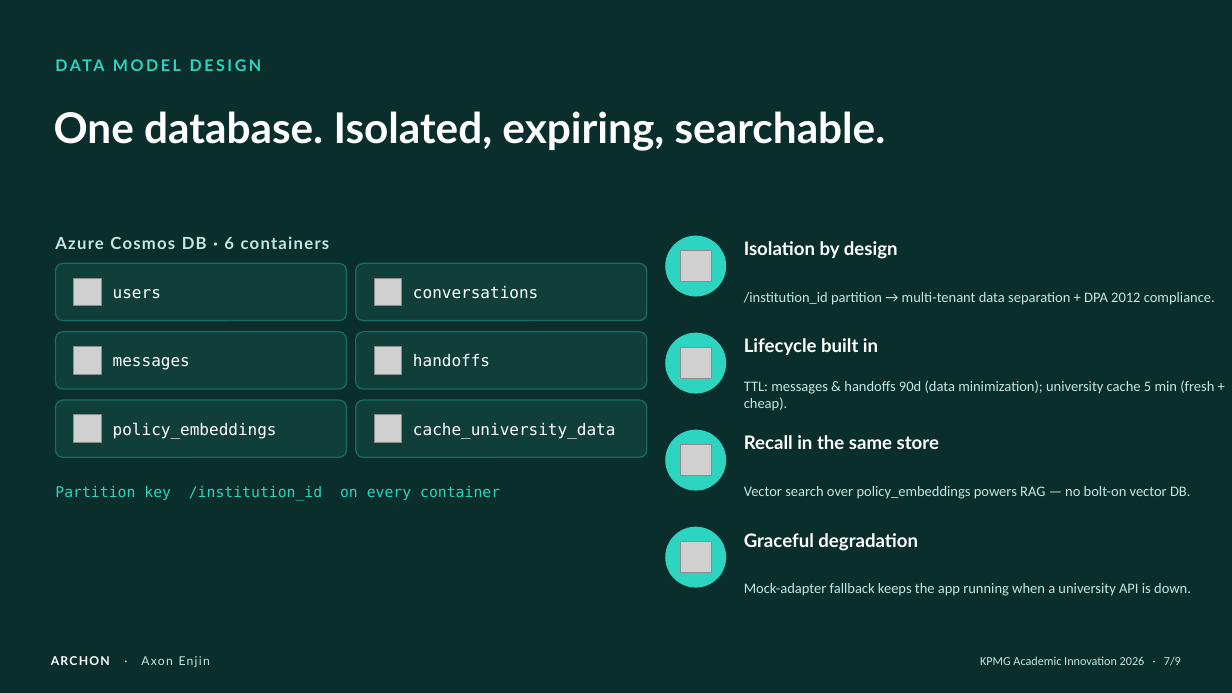
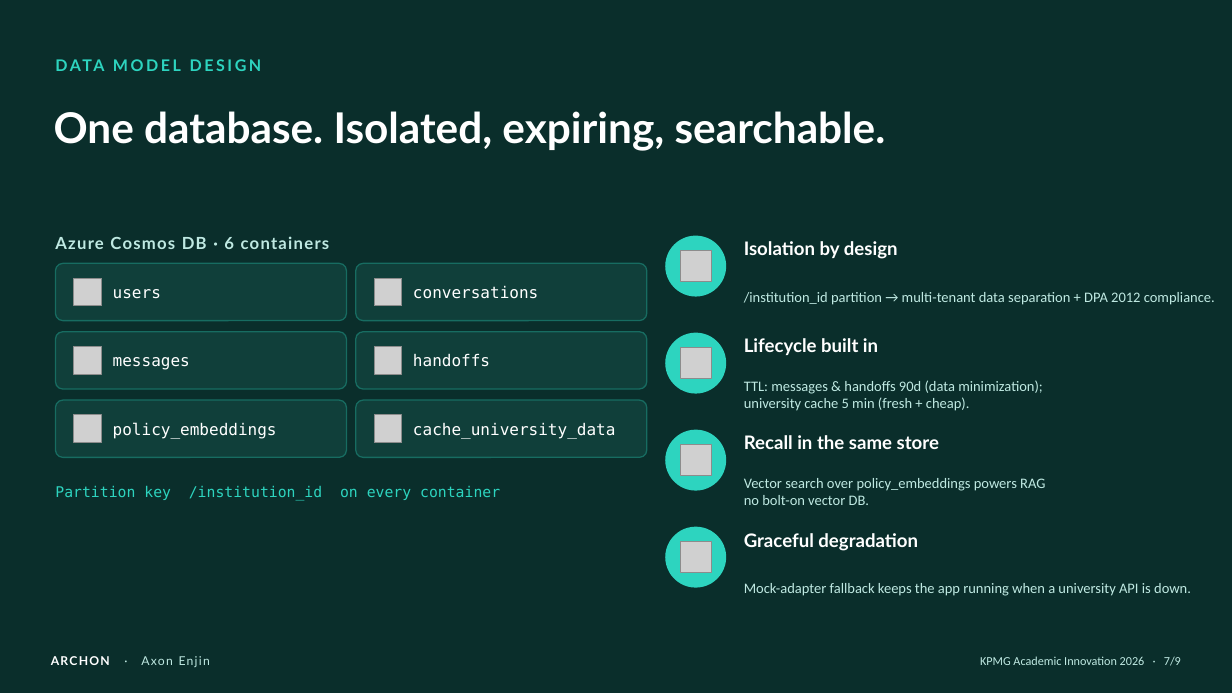
Before and after one commit to Axon-Enjin/archon, a slide deck: slide 7 of deck/Archon-KPMG-Pitch.pptx. Drawn at 1232x693 pixels with LibreOffice and Linux fonts; fonts in the diff are those of the drawing; grey boxes stand for pictures. Boxes give left, top, right and bottom in pixels: in the first picture for what was removed or moved away, otherwise in the second. Text is boxed around its words. In the diff, an @@ line names an element or a change of style, - is before the commit and + after.

```diff
--- a/deck/Archon-KPMG-Pitch.pptx
+++ b/deck/Archon-KPMG-Pitch.pptx
@@ text at (x1=744, y1=380, x2=1043, y2=411): text changed @@
-TTL: messages & handoffs 90d (data minimization); university cache 5 min (fresh + cheap).
+TTL: messages & handoffs 90d (data minimization);
+university cache 5 min (fresh + cheap).
@@ text at (x1=744, y1=478, x2=1045, y2=505): text changed @@
-Vector search over policy_embeddings powers RAG — no bolt-on vector DB.
+Vector search over policy_embeddings powers RAG
+no bolt-on vector DB.
```
Also in this commit, not shown: 5 other slides changed.
